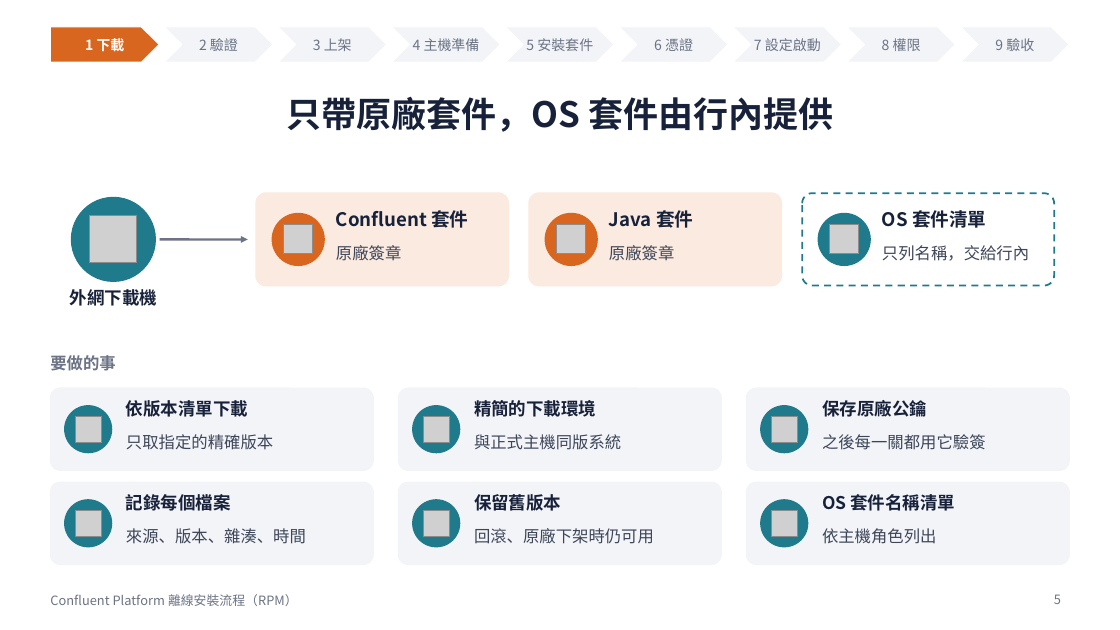
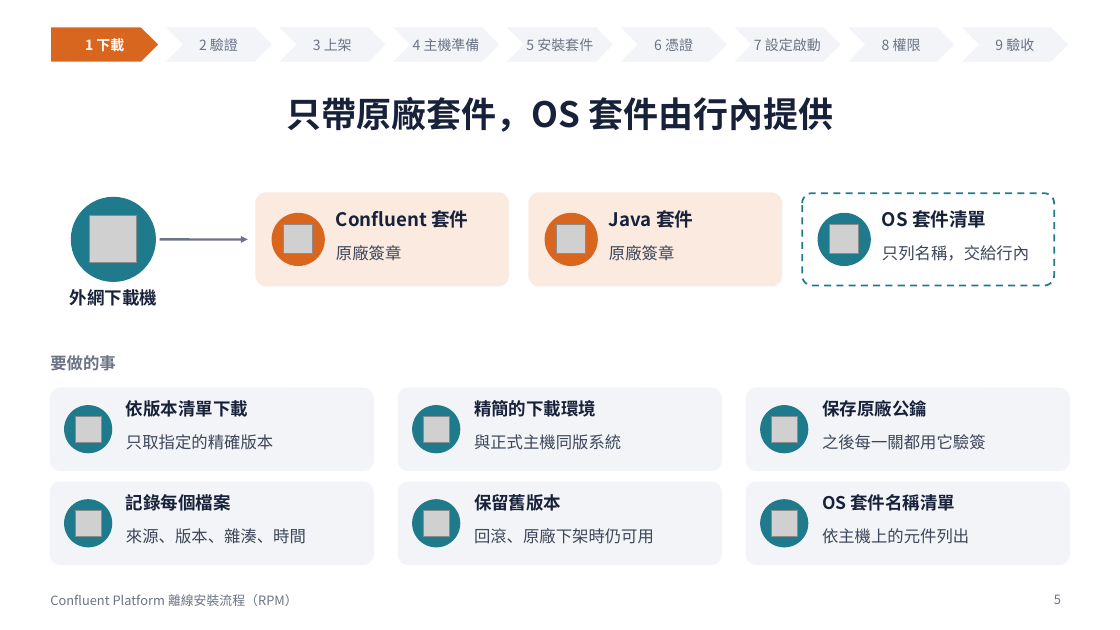
Before and after one commit to zxc81906119/kafka_install_ops, a slide deck: slide 5 of docs/Confluent-RPM安裝流程.pptx. Drawn at 1120x630 pixels with LibreOffice and Linux fonts; fonts in the diff are those of the drawing; grey boxes stand for pictures. Boxes give left, top, right and bottom in pixels: in the first picture for what was removed or moved away, otherwise in the second. Text is boxed around its words. In the diff, an @@ line names an element or a change of style, - is before the commit and + after.

```diff
--- a/docs/Confluent-RPM安裝流程.pptx
+++ b/docs/Confluent-RPM安裝流程.pptx
@@ text at [822,528,969,544]: text changed @@
-依主機角色列出
+依主機上的元件列出
```
Also in this commit, not shown: 5 other slides changed, 16 other files.
